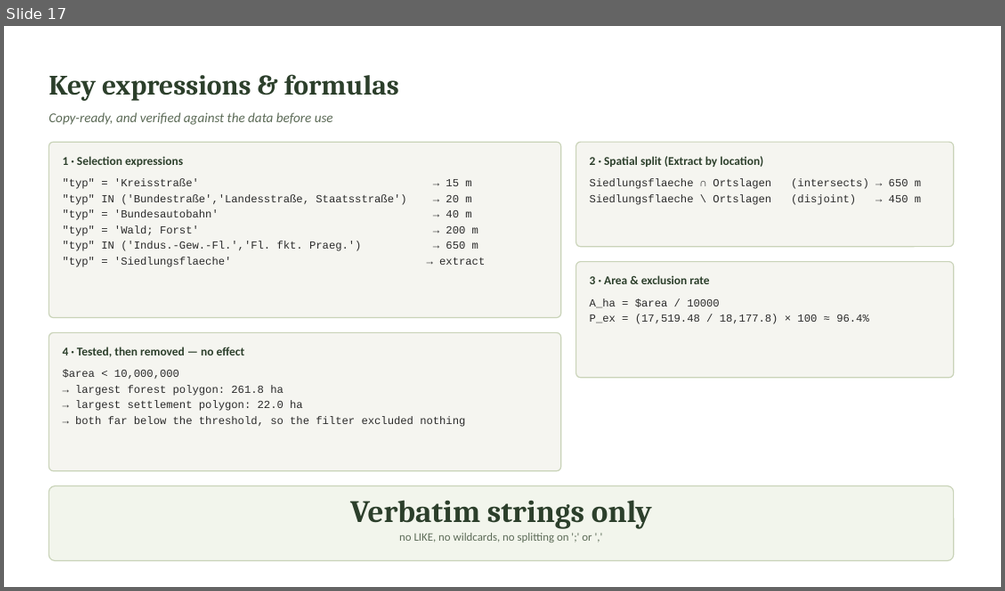
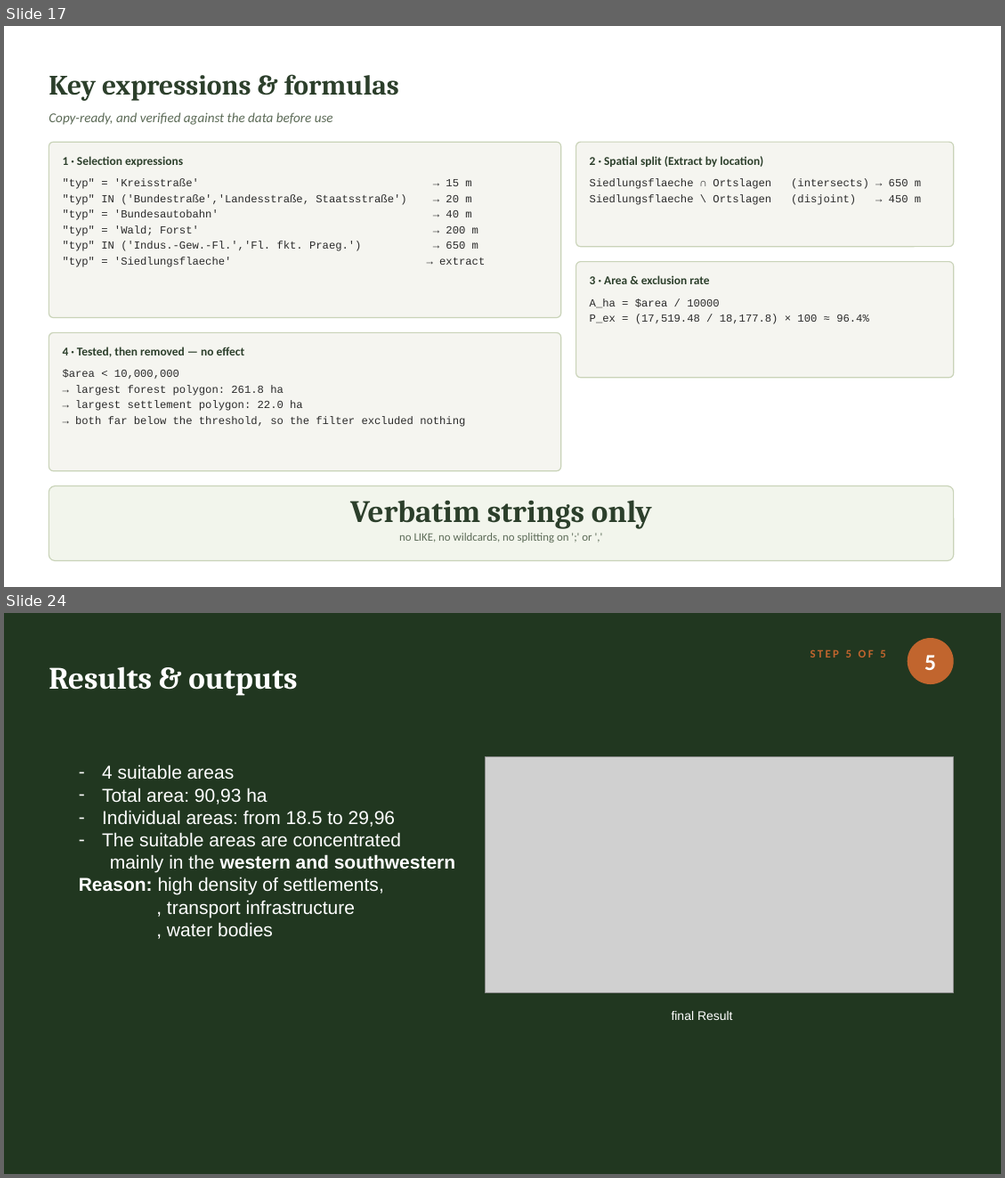
Before and after one commit to Kratosna/Methoden-zur-Analyse-und-Modellierung-von-r-umlichen-Umweltdaten, a slide deck: Procedure_Presentation.pptx. Shown one above the other, each under a label of ours: slide 17 before the commit, slides 17 and 24 after it; the slides between them are not shown. The pictures are 1005x591 and 1005x1178 pixels, drawn with LibreOffice and Linux fonts; fonts in the diff are those of the drawing; grey boxes stand for pictures. Boxes give left, top, right and bottom in pixels: in the first picture for what was removed or moved away, otherwise in the second. Text is boxed around its words. In the diff, an @@ line names an element or a change of style, - is before the commit and + after.

```diff
--- a/Procedure_Presentation.pptx
+++ b/Procedure_Presentation.pptx
@@ slide 24 added at box(4, 613, 1001, 1174), background #213720 @@
@@ ellipse added at box(907, 638, 954, 684), fill #C1652E @@
@@ text added at box(810, 649, 885, 657), 11 pt, text #C1652E, bold @@
+STEP 5 OF 5
@@ text added at box(924, 655, 936, 670), 22 pt, text #FFFFFF, bold @@
+5
@@ text added at box(48, 666, 297, 696), 30 pt, text #FFFFFF, bold @@
+Results & outputs
@@ text added at box(79, 764, 455, 937), 18 pt, text #FFFFFF @@
+– 4 suitable areas
+– Total area: 90,93 ha
+– Individual areas: from 18.5 to 29,96
+– The suitable areas are concentrated
+mainly in the western and southwestern
+Reason: high density of settlements,
+, transport infrastructure
+, water bodies
@@ picture added at box(485, 757, 954, 993) @@
@@ text added at box(672, 1011, 733, 1020), 12 pt, text #FFFFFF @@
+final Result
```
Also in this commit, not shown: 6 other slides added, 3 other files.
